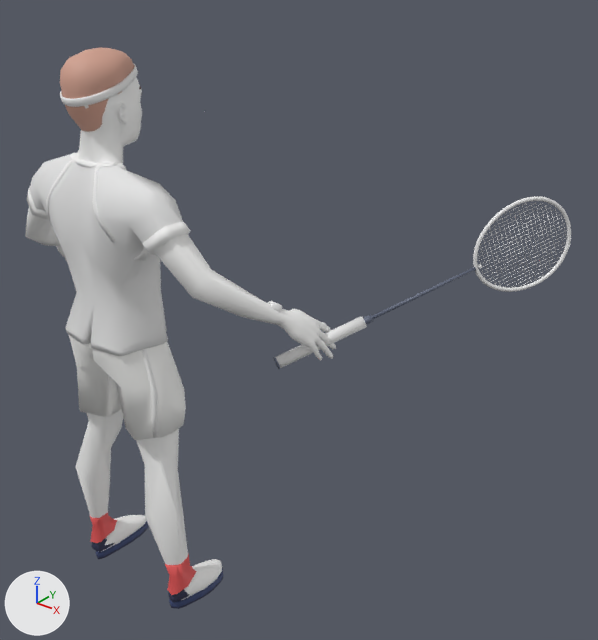
An edit to the FBX model unity/BirdieSmash/Assets/Resources/karakter/oyuncak.fbx, drawn before and after from the same camera.
One viewpoint serves both versions: a 50 mm camera at (1.045, -0.795, 1.177) aimed at (0.144, 0.332, 0.479). Lighting does not change. The marker at lower left points along +X, +Y and +Z. The first picture is the older version. Where no turn or scale is listed for an object, it has been applied to the vertices. Vertices at exactly the same position are counted once.

The older version as bpy lines, for what is in view:
```python
me_oy_bant = bpy.data.meshes.new('oy_bant')
me_oy_bant.from_pydata(...)  # 128 vertices, 128 faces; spans x -0.0496..0.0496, y -0.0389..0.0924, z 0.9255..0.9753
me_oy_bant.materials.append(mat_bant_002)  # white #ededed
me_oy_govde_001 = bpy.data.meshes.new('oy_govde.001')
me_oy_govde_001.from_pydata(...)  # 4248 vertices, 5106 faces; spans x -0.325..0.334, y -0.054..0.22, z -0.013..1.003
me_oy_govde_001.materials.append(mat_oy_body)  # picture img_oyuncak_govde_png
me_raket_sap__grip = bpy.data.meshes.new('raket_sap__grip')
me_raket_sap__grip.from_pydata(...)  # 16 vertices, 10 faces; spans x -0.0541..0.0459, y -0.076..0.0633, z -0.0388..0.0336
me_raket_sap__grip.materials.append(mat_grip_g)  # white #ededed
ob_oy_bant__bant = bpy.data.objects.new('oy_bant__bant', me_oy_bant)
ob_oy_bant__bant.location = (0.0, 0.0, 0.0)
ob_oy_govde__govde = bpy.data.objects.new('oy_govde__govde', me_oy_govde_001)
ob_oy_govde__govde.location = (0.0, 0.0, 0.0)
ob_raket_pivot = bpy.data.objects.new('raket_pivot', None)
ob_raket_pivot.location = (0.312, 0.192, 0.545)
ob_raket_pivot.rotation_euler = (1.343, 1.231, 0.756)  # degrees (77, 71, 43)
ob_raket_sap__grip = bpy.data.objects.new('raket_sap__grip', me_raket_sap__grip)
ob_raket_sap__grip.location = (0.312, 0.192, 0.545)
# also in view: 'raket_kafa__cerceve' at (0.507, 0.494, 0.671); 'oy_forma__forma' at (0.0, 0.014, 0.686)
```
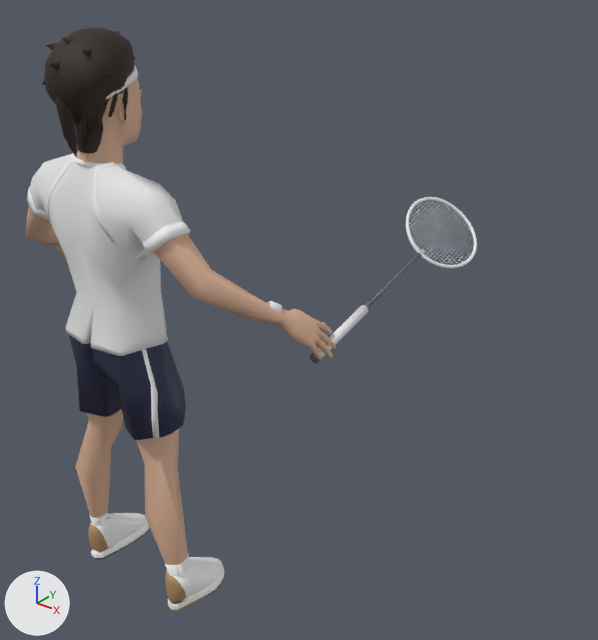
Not visible in the pictures: 'ayk_klasik__ayakkabi', 'sac_kisa__sac', 'sac_yan__sac'.

ob_raket_pivot is not drawn itself; it is the parent of ob_raket_kafa__cerceve, ob_raket_tel__tel, ob_raket_tel2__tel2.

Where the newer file only moved an object's origin or applied its transform, the numbers keep the older frame.

Location of each change, [x1, y1, x2, y2] in pixels of the pictures (598 x 640 px):
'sac_afro__sac', added (black)
    after: [44, 27, 134, 121]
'ayk_bilekli__ayakkabi', added
    after: [88, 513, 223, 611]
'raket_kafa__cerceve', moved, turned
    before: [473, 196, 571, 292]
    after: [406, 197, 477, 269]
'raket_sap__grip', reshaped (40% narrower)
    before: [275, 316, 367, 368]
    after: [313, 305, 368, 358]
'raket_tel2__tel2', moved, turned
    before: [478, 202, 566, 287]
    after: [409, 201, 472, 265]
'raket_tel__tel', moved, turned
    before: [478, 202, 566, 288]
    after: [409, 201, 473, 265]
'ayk_yastik__ayakkabi', added
    after: [91, 521, 224, 600]
'sac_atkuyrugu__sac', added (black)
    after: [56, 96, 77, 158]
'sac_mullet__sac', added (black)
    after: [74, 109, 106, 154]
'sac_rasta__sac', added (black)
    after: [74, 87, 128, 135]
'sac_anime__sac', added (mostly hidden)
    after: [42, 31, 136, 92]
'sac_orgu__sac', added (mostly hidden)
    after: [63, 97, 111, 143]
'sac_kazima__sac', added (mostly hidden)
    after: [99, 92, 123, 128]
part 1 of me_oy_govde_001, deleted (beige)
    before: [60, 47, 134, 132]
part 2 of me_oy_govde_001, deleted
    before: [168, 559, 222, 602]
part 3 of me_oy_govde_001, deleted
    before: [91, 515, 147, 552]
part 4 of me_oy_govde_001, deleted (blue)
    before: [169, 568, 223, 609]
part 5 of me_oy_govde_001, deleted
    before: [96, 521, 149, 559]
part 6 of me_oy_govde_001, surface changed (darker)
    before: [25, 77, 336, 595]
    after: [25, 79, 336, 578]

The change, as a list of edits to the scene's bpy script:
```text
Change me_oy_govde_001:
    remove me_oy_govde_001.from_pydata(...)  # 4248 vertices, 5106 faces; spans x -0.325..0.334, y -0.054..0.22, z -0.013..1.003
    add me_oy_govde_001.from_pydata(...)  # 3365 vertices, 4077 faces; spans x -0.334..0.334, y -0.054..0.22, z 0.029..0.991
    me_oy_govde_001 part 1: the loose piece of 337 vertices spanning x -0.047..0.048, y -0.035..0.088, z 0.885..1.003 is deleted
    me_oy_govde_001 part 2: the loose piece of 153 vertices spanning x 0.092..0.14, y -0.02..0.118, z 0.0..0.046 is deleted
    me_oy_govde_001 part 3: the loose piece of 153 vertices spanning x -0.14..-0.092, y -0.02..0.118, z 0.0..0.046 is deleted
    me_oy_govde_001 part 4: the loose piece of 120 vertices spanning x 0.091..0.141, y -0.018..0.119, z -0.013..0.003 is deleted
    me_oy_govde_001 part 5: the loose piece of 120 vertices spanning x -0.141..-0.091, y -0.019..0.12, z -0.013..0.003 is deleted
    me_oy_govde_001 part 6: 3687 kept faces spanning x -0.334..0.334, y -0.054..0.22, z 0.029..0.991 get new texture (UV) coordinates
    other edits to the shape of me_oy_govde_001 do not show in these pictures
Change me_raket_sap__grip:
    remove me_raket_sap__grip.from_pydata(...)  # 16 vertices, 10 faces; spans x -0.0541..0.0459, y -0.076..0.0633, z -0.0388..0.0336
    add me_raket_sap__grip.from_pydata(...)  # 16 vertices, 10 faces; spans x -0.0157..0.0135, y -0.0342..0.126, z -0.0257..0.0177
    me_raket_sap__grip part 7: 16 of 16 vertices moved; they spanned x -0.0541..0.0459, y -0.076..0.0633, z -0.0388..0.0336 and now span x -0.0157..0.0135, y -0.0342..0.126, z -0.0257..0.0177; mean shift (0.003, 0.0522, -0.0014)
Change ob_raket_pivot:
    ob_raket_pivot.location: (0.312, 0.192, 0.545) -> (0.31, 0.245, 0.543)
    ob_raket_pivot.rotation_euler: (1.343, 1.231, 0.756) -> (0.217, 0.676, 0.216)  # degrees (77, 71, 43) -> degrees (12, 39, 12)
Add ob_sac_orgu__sac:
    ob_sac_orgu__sac = bpy.data.objects.new('sac_orgu__sac', me_sac_orgu)  # 870 vertices, 810 faces; spans x -0.0465..0.0465, y -0.0385..0.088, z 0.8736..0.9964; in mat_oy_sac (black #2b1d14)
    ob_sac_orgu__sac.location = (0.0, 0.0, 0.0)
Add ob_sac_yan__sac:
    ob_sac_yan__sac = bpy.data.objects.new('sac_yan__sac', me_sac_yan)  # 348 vertices, 308 faces; spans x -0.0472..0.0464, y -0.0352..0.0893, z 0.885..1.0016; in mat_oy_sac (black #2b1d14)
    ob_sac_yan__sac.location = (0.0, 0.0, 0.0)
Add ob_sac_kazima__sac:
    ob_sac_kazima__sac = bpy.data.objects.new('sac_kazima__sac', me_sac_kazima)  # 348 vertices, 308 faces; spans x -0.0457..0.0457, y -0.0354..0.089, z 0.8842..0.9931; in mat_oy_sac (black #2b1d14)
    ob_sac_kazima__sac.location = (0.0, 0.0, 0.0)
Add ob_sac_afro__sac:
    ob_sac_afro__sac = bpy.data.objects.new('sac_afro__sac', me_sac_afro)  # 334 vertices, 296 faces; spans x -0.067..0.0671, y -0.0553..0.0877, z 0.885..1.0311; in mat_oy_sac (black #2b1d14)
    ob_sac_afro__sac.location = (0.0, 0.0, 0.0)
Add ob_sac_kisa__sac:
    ob_sac_kisa__sac = bpy.data.objects.new('sac_kisa__sac', me_sac_kisa)  # 337 vertices, 298 faces; spans x -0.0475..0.0477, y -0.0355..0.0882, z 0.885..1.0026; in mat_oy_sac (black #2b1d14)
    ob_sac_kisa__sac.location = (0.0, 0.0, 0.0)
Add ob_sac_mullet__sac:
    ob_sac_mullet__sac = bpy.data.objects.new('sac_mullet__sac', me_sac_mullet)  # 389 vertices, 346 faces; spans x -0.0464..0.0465, y -0.0352..0.0882, z 0.8531..1.0001; in mat_oy_sac (black #2b1d14)
    ob_sac_mullet__sac.location = (0.0, 0.0, 0.0)
Add ob_ayk_bilekli__ayakkabi:
    ob_ayk_bilekli__ayakkabi = bpy.data.objects.new('ayk_bilekli__ayakkabi', me_ayk_bilekli)  # 845 vertices, 1167 faces; spans x -0.144..0.143, y -0.024..0.123, z -0.013..0.08; in mat_ayk_ust (white #f3f5f6), mat_oy_body (picture img_oyuncak_govde_png)
    ob_ayk_bilekli__ayakkabi.location = (0.0, 0.0, 0.0)
Add ob_sac_anime__sac:
    ob_sac_anime__sac = bpy.data.objects.new('sac_anime__sac', me_sac_anime)  # 517 vertices, 464 faces; spans x -0.069..0.069, y -0.062..0.089, z 0.885..1.024; in mat_oy_sac (black #2b1d14)
    ob_sac_anime__sac.location = (0.0, 0.0, 0.0)
Add ob_sac_atkuyrugu__sac:
    ob_sac_atkuyrugu__sac = bpy.data.objects.new('sac_atkuyrugu__sac', me_sac_atkuyrugu)  # 396 vertices, 356 faces; spans x -0.0455..0.0455, y -0.0547..0.0877, z 0.8472..0.9954; in mat_oy_sac (black #2b1d14)
    ob_sac_atkuyrugu__sac.location = (0.0, 0.0, 0.0)
Add ob_sac_rasta__sac:
    ob_sac_rasta__sac = bpy.data.objects.new('sac_rasta__sac', me_sac_rasta)  # 930 vertices, 823 faces; spans x -0.0552..0.0547, y -0.0409..0.0879, z 0.8813..0.9965; in mat_oy_sac (black #2b1d14)
    ob_sac_rasta__sac.location = (0.0, 0.0, 0.0)
Add ob_ayk_yastik__ayakkabi:
    ob_ayk_yastik__ayakkabi = bpy.data.objects.new('ayk_yastik__ayakkabi', me_ayk_yastik)  # 605 vertices, 792 faces; spans x -0.146..0.146, y -0.024..0.121, z -0.013..0.048; in mat_ayk_ust (white #f3f5f6), mat_oy_body (picture img_oyuncak_govde_png)
    ob_ayk_yastik__ayakkabi.location = (0.0, 0.0, 0.0)
Add ob_ayk_klasik__ayakkabi:
    ob_ayk_klasik__ayakkabi = bpy.data.objects.new('ayk_klasik__ayakkabi', me_ayk_klasik)  # 598 vertices, 768 faces; spans x -0.141..0.142, y -0.022..0.12, z -0.013..0.046; in mat_ayk_ust (white #f3f5f6), mat_oy_body (picture img_oyuncak_govde_png)
    ob_ayk_klasik__ayakkabi.location = (0.0, 0.0, 0.0)
```
